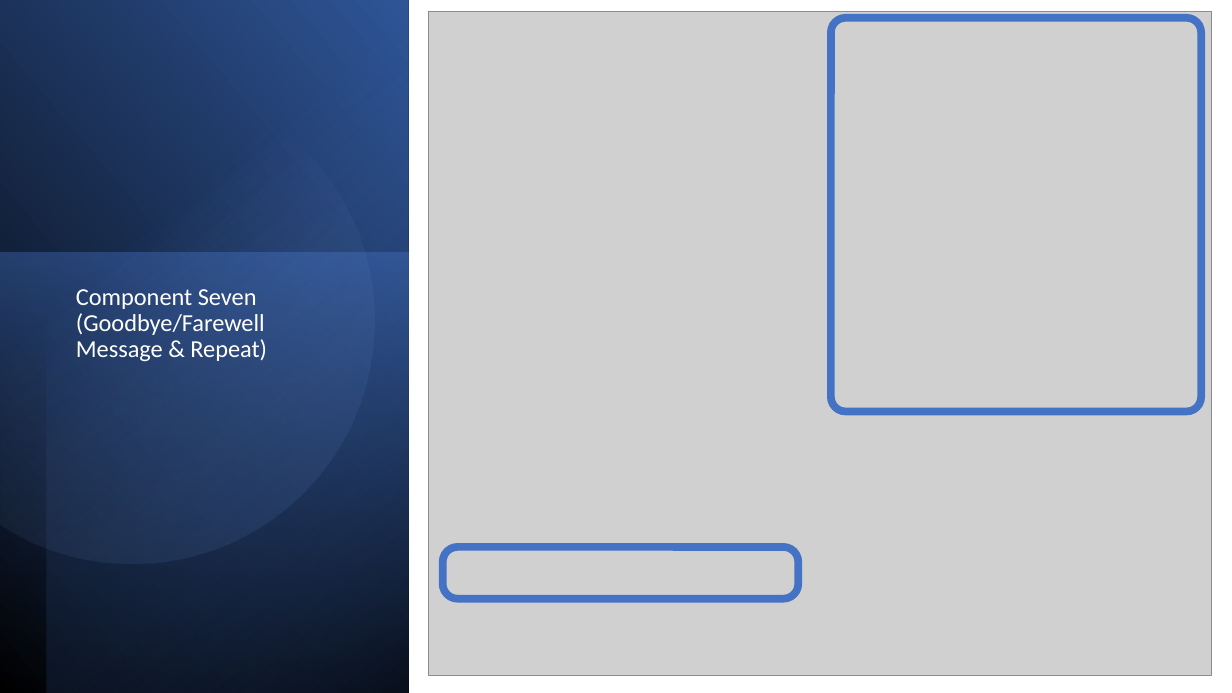
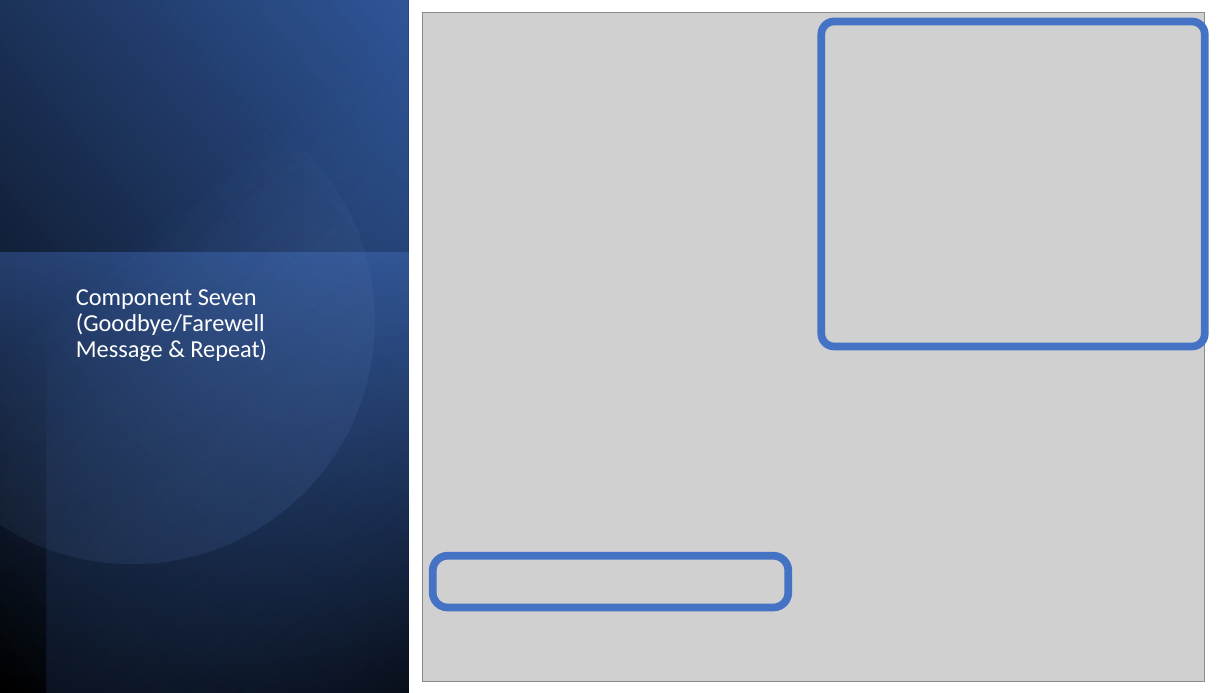
Before and after one commit to PIETERSEelmeEP/Assessment, a slide deck: slide 25 of 2.7 and 2.8 Documentation Template 1.pptx. Drawn at 1232x693 pixels with LibreOffice and Linux fonts; fonts in the diff are those of the drawing; grey boxes stand for pictures. Boxes give left, top, right and bottom in pixels: in the first picture for what was removed or moved away, otherwise in the second. Text is boxed around its words. In the diff, an @@ line names an element or a change of style, - is before the commit and + after.

```diff
--- a/2.7 and 2.8 Documentation Template 1.pptx
+++ b/2.7 and 2.8 Documentation Template 1.pptx
@@ picture: place and size @@
-picture at box(429, 12, 1212, 676)
+picture at box(422, 13, 1205, 682)
@@ rounded rectangle: place and size @@
-rounded rectangle at box(831, 18, 1202, 411)
+rounded rectangle at box(822, 21, 1205, 347)
@@ rounded rectangle: place and size @@
-rounded rectangle at box(443, 547, 799, 599)
+rounded rectangle at box(433, 555, 788, 607)
```
Also in this commit, not shown: 7 other slides changed, 3 slides added, 7 slides removed.
